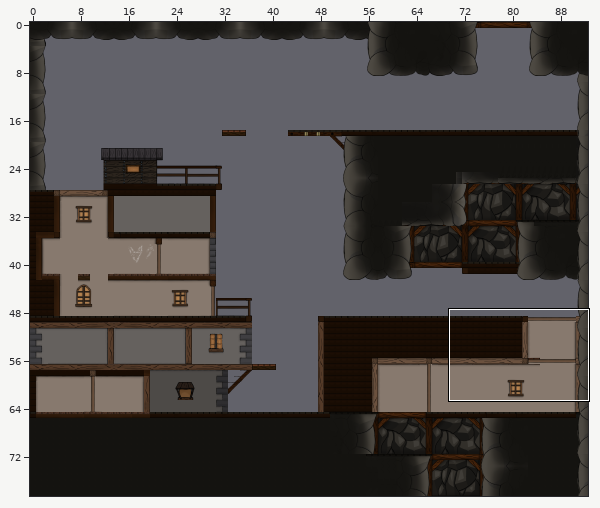
A Tiled map gets an edit: assets/tiles/level_Part_2.tmx. The first picture is a wide view before the edit; the outline marks the close-up.
Close-up. Old version:
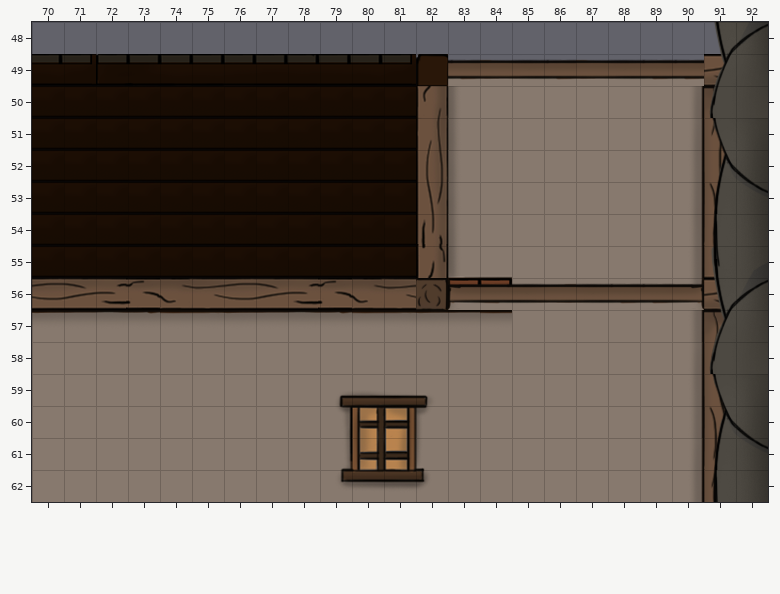
Cells are 32x32 px. Shown: x 70..92, y 48..62.
New version:
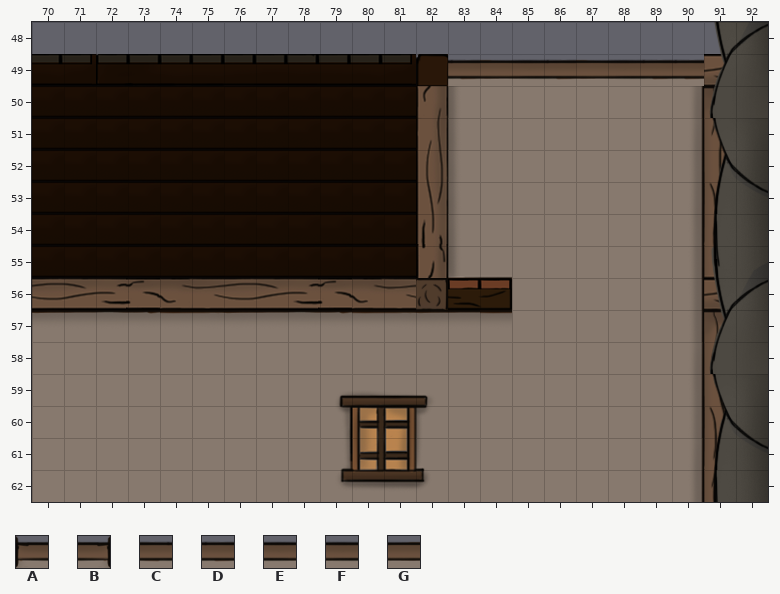
Key: from "Decors": A 486 flipped on the diagonal, B 486 turned 90, C 542 flipped on the diagonal, D 542 turned 90, E 598 flipped on the diagonal, F 598 turned 90, G 654 flipped on the diagonal.
_ is an empty cell.
Changes in this commit:
Layer "Marque":
Tile A is removed in row 56 at x 83.
Tile B is removed in row 56 at x 90.
Tile C is removed in row 56 at x 84.
Tile D is removed in row 56 at x 88 to 89.
Tile E is removed in row 56 at x 85.
Tile F is removed in row 56 at x 87.
Tile G is removed in row 56 at x 86.
